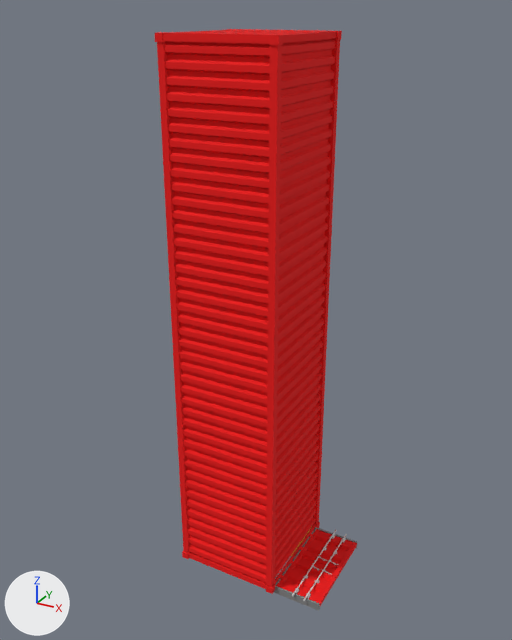
The OBJ model osrf_gear/models/shipping_container/meshes/ShippingContainer.obj as it was, and as the next commit left it.
Before and after are seen from a 50 mm camera at (6.96, -14.14, 8.96) aimed at (-0.11, -1.28, 2.53). Every picture has the same lights, and +X, +Y and +Z are marked at lower left. Where no turn or scale is listed for an object, it has been applied to the vertices.

Script lines for the objects in view, before the commit:
```python
me_shippingcontainer = bpy.data.meshes.new('ShippingContainer')
me_shippingcontainer.from_pydata(...)  # 8374 vertices, 5397 faces; spans x -1.42..2.27, y -2.75..-0.02, z -5.09..8.56
# faces by material slot: [410, 140, 2000, 1093, 1722, 32]
me_shippingcontainer.materials.append(mat_yellow)  # yellow #f2e540
me_shippingcontainer.materials.append(mat_green)  # green #16cc16
me_shippingcontainer.materials.append(mat_red)  # red #ee0000
me_shippingcontainer.materials.append(mat_blue)  # blue #a89af6
me_shippingcontainer.materials.append(mat_silver)  # light grey #cacaca
me_shippingcontainer.materials.append(mat_black)  # grey #828282
ob_shippingcontainer = bpy.data.objects.new('ShippingContainer', me_shippingcontainer)
ob_shippingcontainer.location = (0.0, 0.0, 0.0)
```
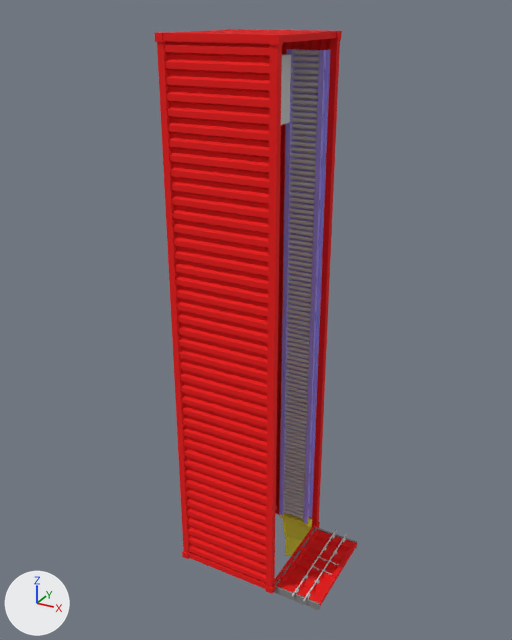
Commit message: Disable front wall

Location of each change, (x1, y1, x2, y2) in pixels of the pictures (512 x 640 px):
part 1 of me_shippingcontainer, deleted (red): before (275, 38, 336, 577)

The edits, one by one:
me_shippingcontainer has 8374 vertices, 5397 faces and spans x -1.42..2.27, y -2.75..-0.02, z -5.09..8.56.
me_shippingcontainer is used by ob_shippingcontainer; location (0.0, 0.0, 0.0).
me_shippingcontainer part 1: the loose piece of 422 vertices spanning x 1.0..1.07, y -2.59..-0.15, z -3.55..8.44 is deleted.
